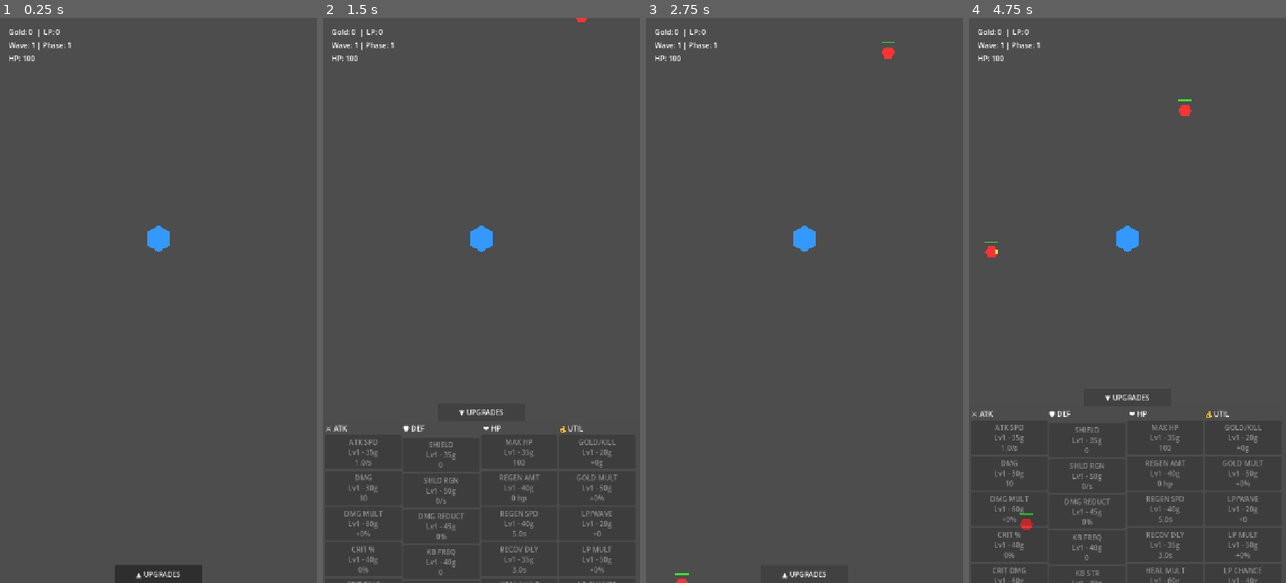
Above: before the commit, frames 1-4 (left to right).
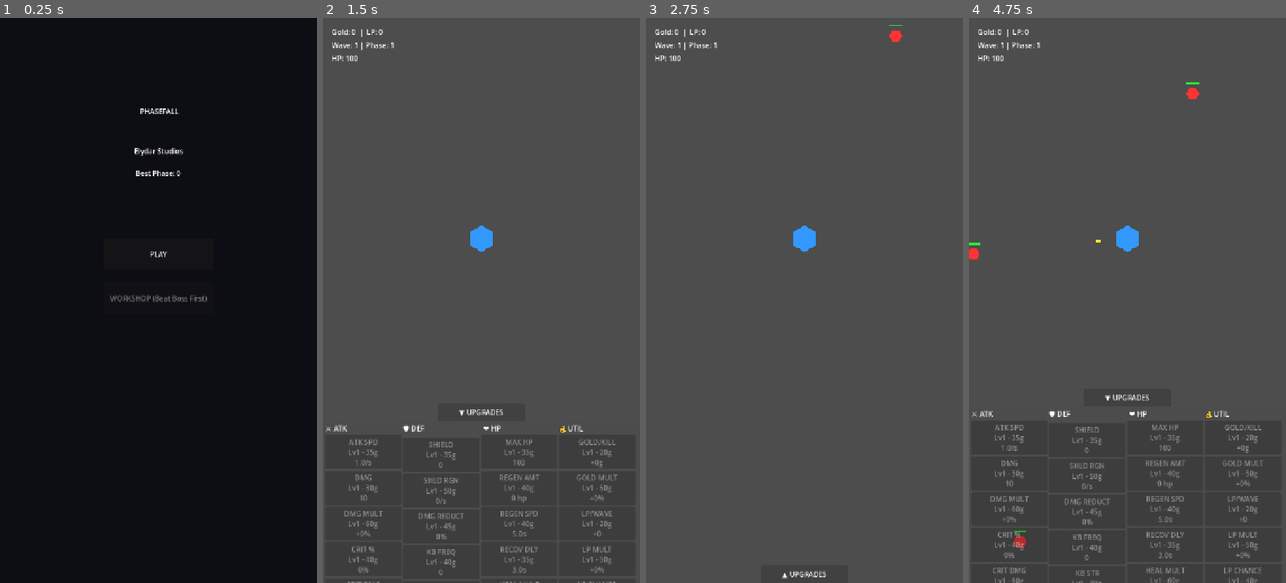
Above: after the commit, the same moments.

Repository: elydarstudio/Base_Defence
Game: Godot game, scene res://Scenes/StartMenu.tscn
Two runs of this game, one before a commit and one after it. Both use one fixed random seed, a clock stepped at 60 frames per second and the inputs below. Before the commit the project starts from res://main.tscn.
Inputs (mouse positions are in pixels of both pictures, inside the frame that each line leads up to):
- Up to frame 1 (0.25 s): no input
- Up to frame 2 (1.5 s): click (481, 255) at 0.5 s, where only the run after the commit has a clickable "PLAY"; click "▲ UPGRADES" at 1.25 s
- Up to frame 3 (2.75 s): click "▼ UPGRADES" at 2 s
- Up to frame 4 (4.75 s): click "▲ UPGRADES" at 2.75 s; click "▼ UPGRADES" at 3.5 s; click "▲ UPGRADES" at 4.25 s

The runs differ from the first frame. In frame 1, 100% of the frame differs, in the area x 0-100%, y 0-100%; in frame 2, less than 0.1%; in frame 3, 0.2%; in frame 4, 0.5%.

Commit message:
start menu, SaveManager autoload, persistent save system, phase selector foundation

Diff:
--- /dev/null
+++ b/base-defence/Scenes/StartMenu.tscn
@@ -0,0 +1,73 @@
+[gd_scene format=3 uid="uid://b1wm0cij1dasv"]
+
+[ext_resource type="Script" uid="uid://3uyo7qrlroap" path="res://Scripts/start_menu.gd" id="1_dvnd1"]
+
+[node name="StartMenu" type="Control" unique_id=536792940]
+layout_mode = 3
+anchors_preset = 15
+anchor_right = 1.0
+anchor_bottom = 1.0
+grow_horizontal = 2
+grow_vertical = 2
+script = ExtResource("1_dvnd1")
+
+[node name="BackGround" type="ColorRect" parent="." unique_id=473742658]
+layout_mode = 0
+offset_right = 720.0
+offset_bottom = 1280.0
+color = Color(0.050980393, 0.050980393, 0.078431375, 1)
+
+[node name="TitleLabel" type="Label" parent="." unique_id=381285046]
+layout_mode = 0
+offset_left = 160.0
+offset_top = 200.0
+offset_right = 560.0
+offset_bottom = 280.0
+text = " PHASEFALL"
+horizontal_alignment = 1
+
+[node name="StudioLabel" type="Label" parent="." unique_id=1447663379]
+layout_mode = 0
+offset_left = 210.0
+offset_top = 290.0
+offset_right = 510.0
+offset_bottom = 330.0
+text = "Elydar Studios"
+horizontal_alignment = 1
+
+[node name="BestPhaseLabel" type="Label" parent="." unique_id=2013871121]
+layout_mode = 0
+offset_left = 210.0
+offset_top = 340.0
+offset_right = 510.0
+offset_bottom = 380.0
+text = "Best Phase: 1"
+horizontal_alignment = 1
+
+[node name="PlayButton" type="Button" parent="." unique_id=977328609]
+layout_mode = 1
+offset_left = 235.0
+offset_top = 500.0
+offset_right = 485.0
+offset_bottom = 570.0
+text = "PLAY"
+
+[node name="WorkshopButton" type="Button" parent="." unique_id=1379735240]
+layout_mode = 1
+offset_left = 235.0
+offset_top = 600.0
+offset_right = 485.0
+offset_bottom = 670.0
+text = "WORKSHOP"
+
+[node name="PhaseSelectButton" type="Button" parent="." unique_id=2069543955]
+layout_mode = 1
+offset_left = 185.0
+offset_top = 680.0
+offset_right = 535.0
+offset_bottom = 730.0
+text = "START FROM PHASE 1"
+
+[connection signal="pressed" from="PlayButton" to="." method="_on_play_button_pressed"]
+[connection signal="pressed" from="WorkshopButton" to="." method="_on_work_shop_button_pressed"]
+[connection signal="pressed" from="PhaseSelectButton" to="." method="_on_phase_select_button_pressed"]
--- /dev/null
+++ b/base-defence/Scripts/SaveManager.gd
@@ -0,0 +1,56 @@
+extends Node
+
+const SAVE_PATH = "user://phasefall_save.cfg"
+
+var data = {
+	"unlock_level": 0,
+	"legacy_points": 0,
+	"best_phase": 0,
+	# Workshop floors
+	"floor_attack_speed": 0,
+	"floor_damage": 0,
+	"floor_dmg_mult": 0,
+	"floor_crit_chance": 0,
+	"floor_crit_dmg": 0,
+	"floor_shield": 0,
+	"floor_shield_regen": 0,
+	"floor_dmg_reduct": 0,
+	"floor_kb_freq": 0,
+	"floor_kb_str": 0,
+	"floor_max_hp": 0,
+	"floor_regen_amt": 0,
+	"floor_regen_spd": 0,
+	"floor_recov_delay": 0,
+	"floor_heal_mult": 0,
+	"floor_gold_per_kill": 0,
+	"floor_gold_mult": 0,
+	"floor_legacy_per_wave": 0,
+	"floor_legacy_mult": 0,
+	"floor_legacy_drop": 0,
+	# Phase start
+	"max_start_phase": 1,
+	"start_phase": 1,
+}
+
+func _ready():
+	load_game()
+
+func save_game():
+	var config = ConfigFile.new()
+	for key in data:
+		config.set_value("save", key, data[key])
+	config.save(SAVE_PATH)
+
+func load_game():
+	var config = ConfigFile.new()
+	if config.load(SAVE_PATH) != OK:
+		return
+	for key in data:
+		if config.has_section_key("save", key):
+			data[key] = config.get_value("save", key)
+
+func reset_save():
+	for key in data:
+		data[key] = 0
+	data["max_start_phase"] = 1
+	save_game()
--- /dev/null
+++ b/base-defence/Scripts/start_menu.gd
@@ -0,0 +1,46 @@
+extends Control
+
+func _ready():
+	_update_ui()
+
+func _update_ui():
+	var unlock = SaveManager.data["unlock_level"]
+	var best = SaveManager.data["best_phase"]
+
+	$BestPhaseLabel.text = "Best Phase: " + str(best)
+
+	# Workshop locked until unlock_level 2
+	if unlock < 2:
+		$WorkshopButton.disabled = true
+		$WorkshopButton.text = "WORKSHOP (Beat Boss First)"
+	else:
+		$WorkshopButton.disabled = false
+		$WorkshopButton.text = "WORKSHOP"
+
+	# Phase select hidden until boss beaten
+	if unlock >= 2:
+		$PhaseSelectButton.visible = true
+		var start = SaveManager.data.get("start_phase", 1)
+		$PhaseSelectButton.text = "START FROM PHASE " + str(start)
+	else:
+		$PhaseSelectButton.visible = false
+
+func _on_play_button_pressed():
+	get_tree().change_scene_to_file("res://main.tscn")
+
+func _on_workshop_button_pressed():
+	get_tree().change_scene_to_file("res://Scenes/Workshop.tscn")
+
+func _on_phase_select_button_pressed():
+	var current = SaveManager.data.get("start_phase", 1)
+	var max_phase = SaveManager.data["max_start_phase"]
+	current += 1
+	if current > max_phase:
+		current = 1
+	SaveManager.data["start_phase"] = current
+	SaveManager.save_game()
+	$PhaseSelectButton.text = "START FROM PHASE " + str(current)
+
+
+func _on_work_shop_button_pressed() -> void:
+	pass # Replace with function body.
--- a/base-defence/project.godot
+++ b/base-defence/project.godot
@@ -11,9 +11,13 @@
 [application]
 
 config/name="Base_Defence"
-run/main_scene="uid://bvft4b8tbtx0d"
+run/main_scene="uid://b1wm0cij1dasv"
 config/features=PackedStringArray("4.6", "Forward Plus")
 config/icon="res://icon.svg"
+
+[autoload]
+
+SaveManager="*uid://fp6mm7orsoog"
 
 [display]
 
Not shown, added: base-defence/Scripts/SaveManager.gd.uid
Not shown, added: base-defence/Scripts/start_menu.gd.uid
